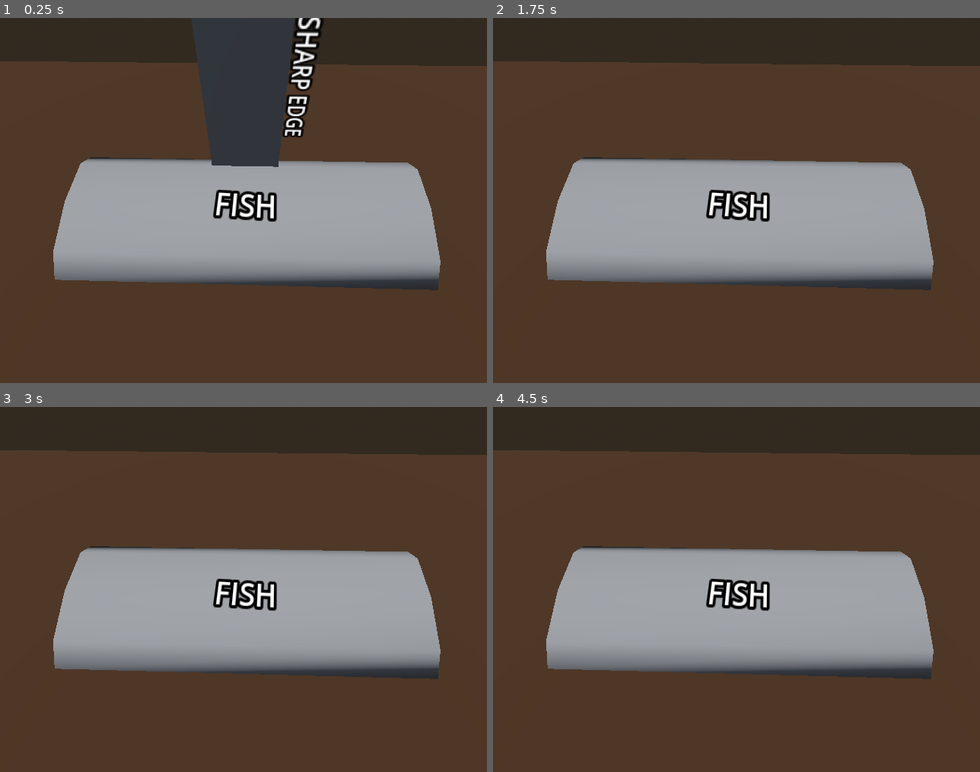
Above: before the commit, frames 1-4 (two rows, left to right).
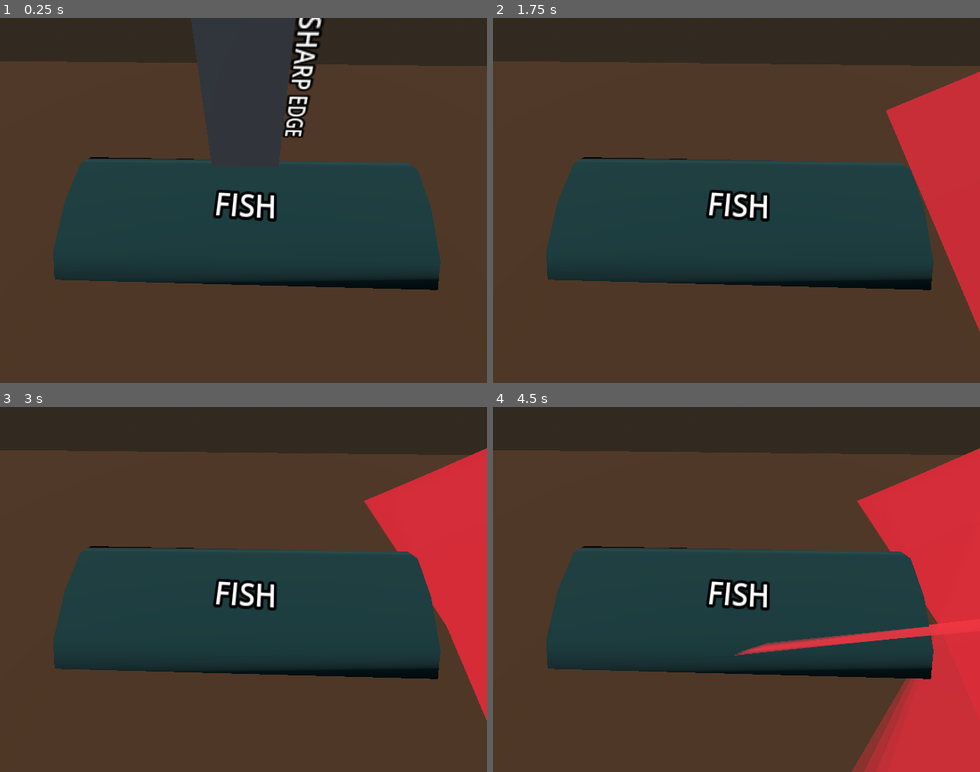
Above: after the commit, the same moments.

Repository: AnnaStevensDev/FishGame
Game: Godot game, scene res://Main.tscn
The game is run twice, just before and just after one commit, with the same random seed, the same clock (stepped at 60 frames per second) and the same inputs. The engine's default icon, where the game draws it, is replaced by a stand-in: a white triangle on a blue panel in a dark square.
Inputs (mouse positions are in pixels of both pictures, inside the frame that each line leads up to):
- Up to frame 1 (0.25 s): no input
- Up to frame 2 (1.75 s): move the mouse to (843, 182) at 0.52 s; hold D (move_right) 0.53-1.28 s; hold Q (rotate_clockwise, bound only after the commit) 0.53-1.28 s; tap E (rotate_counterclockwise, bound only after the commit) at 0.8, 1.35 s; tap Enter at 1.25 s; move the mouse to (639, 218) at 1.27 s; hold S (move_back) from 1.28 s (still down); click (639, 218) at 1.55 s
- Up to frame 3 (3 s): tap Space at 2 s; move the mouse to (292, 509) at 2.02 s; release S (move_back) at 2.03 s; press the mouse at (292, 509) at 2.03 s; hold D (move_right) 2.03-2.78 s; tap Q (rotate_clockwise, bound only after the commit) at 2.3, 2.85 s; tap Enter at 2.75 s; move the mouse to (219, 662) at 2.77 s; release the mouse at (219, 662) at 2.78 s; hold W (move_forward) from 2.78 s (still down)
- Up to frame 4 (4.5 s): tap E (rotate_counterclockwise, bound only after the commit) at 3.05 s; tap Space at 3.5 s; move the mouse to (882, 644) at 3.52 s; release W (move_forward) at 3.53 s; hold E (rotate_counterclockwise, bound only after the commit) 3.53-4.28 s; hold A (move_left) from 3.53 s (still down); click (882, 644) at 3.8 s; tap Enter at 4.25 s; move the mouse to (590, 534) at 4.27 s; click (590, 534) at 4.35 s

The runs differ from the first frame. In frame 1, 25% of the frame differs, in the area x 10-91%, y 0-75%; in frame 2, 32%; in frame 3, 34%; in frame 4, 39%, in the area x 10-100%, y 11-100%.

Commit message:
Added preview cut line and cut plane visualizer

Diff:
--- /dev/null
+++ b/CutPlaneVisualizer.tscn
@@ -0,0 +1,13 @@
+[gd_scene format=3 uid="uid://ce7gyksffwovs"]
+
+[sub_resource type="StandardMaterial3D" id="StandardMaterial3D_5cjot"]
+transparency = 1
+cull_mode = 2
+albedo_color = Color(0.85490197, 0.12941177, 0.1764706, 0.4392157)
+
+[sub_resource type="PlaneMesh" id="PlaneMesh_cymbx"]
+
+[node name="MeshInstance3D" type="MeshInstance3D" unique_id=847993021]
+transform = Transform3D(2, 0, 0, 0, 2, 0, 0, 0, 2, 0, 0, 0)
+material_override = SubResource("StandardMaterial3D_5cjot")
+mesh = SubResource("PlaneMesh_cymbx")
--- a/Main.tscn
+++ b/Main.tscn
@@ -2,9 +2,15 @@
 
 [ext_resource type="Script" uid="uid://bggx5iipvd12n" path="res://knife_body.gd" id="1_cm0pq"]
 [ext_resource type="Texture2D" uid="uid://dskafbdm7lwih" path="res://icon.svg" id="2_uu6xs"]
+[ext_resource type="PackedScene" uid="uid://ce7gyksffwovs" path="res://CutPlaneVisualizer.tscn" id="3_r0du0"]
 
 [sub_resource type="BoxShape3D" id="BoxShape3D_glv2v"]
 size = Vector3(0.33007813, 1.0127258, 0.019054687)
+
+[sub_resource type="PlaceholderTexture2D" id="PlaceholderTexture2D_uu6xs"]
+
+[sub_resource type="StandardMaterial3D" id="StandardMaterial3D_r0du0"]
+albedo_color = Color(0, 0.19076094, 0.19088832, 1)
 
 [sub_resource type="CapsuleShape3D" id="CapsuleShape3D_uu6xs"]
 radius = 0.5756836
@@ -31,6 +37,7 @@
 transform = Transform3D(1, 0, 0, 0, 1, 0, 0, 0, 1, 0, 1, 0)
 top_level = true
 script = ExtResource("1_cm0pq")
+visualizer_scene = ExtResource("3_r0du0")
 
 [node name="Pointer" type="Sprite3D" parent="KnifeNode/KnifeBody" unique_id=1933873151]
 transform = Transform3D(0.1, 0, 0, 0, 0.1, 0, 0, 0, 0.1, 0, 0.14999998, 0)
@@ -59,11 +66,15 @@
 visible = false
 shape = SubResource("BoxShape3D_glv2v")
 
-[node name="Node3D" type="Node3D" parent="KnifeNode/KnifeBody" unique_id=2058575198]
-
 [node name="RayCast3D" type="RayCast3D" parent="KnifeNode/KnifeBody" unique_id=1723596057]
 transform = Transform3D(0.1, 0, 0, 0, 0.1, 0, 0, 0, 0.1, 0, -0.49814153, 0)
 target_position = Vector3(0, -10, 0)
+
+[node name="CutPreview" type="Decal" parent="KnifeNode/KnifeBody" unique_id=1800712201]
+transform = Transform3D(1.9106855e-15, 4.371139e-08, 1, 1, -4.371139e-08, 0, 4.371139e-08, 1, -4.371139e-08, -5.569307e-10, -0.86595225, -0.012741089)
+size = Vector3(1.1264648, 0.01272583, 5.661072)
+texture_albedo = SubResource("PlaceholderTexture2D_uu6xs")
+cull_mask = 1048574
 
 [node name="Camera3D" type="Camera3D" parent="." unique_id=415604234]
 transform = Transform3D(0.99940884, -0.02070841, 0.02744316, -0.012942411, 0.5128934, 0.85835475, -0.031850576, -0.8582025, 0.5123222, 0.044769406, 1.9499664, 1.0548341)
@@ -73,17 +84,19 @@
 [node name="Fish" type="Node3D" parent="." unique_id=1871608745]
 transform = Transform3D(-4.371139e-08, -1, 0, 1, -4.371139e-08, 0, 0, 0, 1, 0, 0, 0)
 
-[node name="CSGCylinder3D" type="CSGCylinder3D" parent="Fish" unique_id=2060476351]
+[node name="RigidBody3D" type="RigidBody3D" parent="Fish" unique_id=522004381]
+gravity_scale = 0.0
+
+[node name="CSGCylinder3D" type="CSGCylinder3D" parent="Fish/RigidBody3D" unique_id=2060476351]
 transform = Transform3D(0.5, 0, 0, 0, 1, 0, 0, 0, 1.5, -0.0018877983, 0.0005396605, -0.0018098354)
+layers = 3
+material_override = SubResource("StandardMaterial3D_r0du0")
 radius = 0.273
 height = 2.02
 
-[node name="Label3D" type="Label3D" parent="Fish/CSGCylinder3D" unique_id=1922379213]
+[node name="Label3D" type="Label3D" parent="Fish/RigidBody3D/CSGCylinder3D" unique_id=1922379213]
 transform = Transform3D(0.020355608, -0.398926, 0.91675717, -0.9993539, -0.035291247, 0.006832629, 0.029627752, -0.91630363, -0.39938673, 0.28490174, -5.7625584e-09, 0)
 text = "FISH"
-
-[node name="RigidBody3D" type="RigidBody3D" parent="Fish" unique_id=522004381]
-gravity_scale = 0.0
 
 [node name="CollisionShape3D" type="CollisionShape3D" parent="Fish/RigidBody3D" unique_id=2053192193]
 transform = Transform3D(1, 0, 0, 0, 1, 0, 0, 0, 1, -0.371, 0, 0)
--- a/knife_body.gd
+++ b/knife_body.gd
@@ -1,12 +1,13 @@
 extends CharacterBody3D
-# How fast the player moves in meters per second.
+
+@export var visualizer_scene : PackedScene
+
 @onready var movement_speed = 5
-@export var rotation_speed = .1
+@onready var rotation_speed = .1
 @onready var acceleration = 10
-
 @onready var pointer : Sprite3D = $Pointer
 @onready var raycast  : RayCast3D  = $RayCast3D
-# The downward acceleration when in the air, in meters per second squared.
+
 
 var target_velocity = Vector3.ZERO
 
@@ -14,6 +15,15 @@
 func _physics_process(delta: float) -> void:
 	var movement_direction = Vector3.ZERO
 	var rotation = Vector3.ZERO
+	var cutting_plane : Plane
+
+
+	# ACTION
+	if Input.is_action_pressed("fish_cut"):
+		cutting_plane = get_cut_plane()
+
+
+
 	# MOVEMENT
 	if Input.is_action_pressed("move_right"):
 		movement_direction.x += 1
@@ -23,13 +33,10 @@
 		movement_direction.z += 1
 	if Input.is_action_pressed("move_forward"):
 		movement_direction.z -= 1
+
 	# ROTATION
-	#if Input.is_action_just_pressed("rotate_clockwise"):
-		#rotation.y = 30 / rotation_speed # this division here is to prevent any changes to rotation speed breaking this
 	if Input.is_action_pressed("rotate_clockwise"):
 		rotation.y += PI/6
-	#if Input.is_action_just_pressed("rotate_counterclockwise"):
-		#rotation.y = 30 / rotation_speed
 	if Input.is_action_pressed("rotate_counterclockwise"):
 		rotation.y -= PI/6
 
@@ -50,11 +57,23 @@
 
 	var normal = raycast.get_collision_normal() # the normal is the perpendicular unit vector !
 	var xform = align_with_fish(global_transform, normal)
-	global_transform = global_transform.interpolate_with(xform, .2)
+	global_transform = global_transform.interpolate_with(xform, .2).orthonormalized()
 
 
+# keep knife's edge angled towards fish by finding its new normal based off the fish's plane
 func align_with_fish(xform, new_y : Vector3):
 	xform.basis.y = new_y
 	xform.basis.x = -xform.basis.z.cross(new_y) # get cross product
 	xform.basis = xform.basis.orthonormalized()
 	return xform
+
+func get_cut_plane():
+	var point = raycast.get_collision_point()
+	var normal = global_transform.basis.z.normalized()
+	var vis = visualizer_scene.instantiate()
+
+	get_tree().root.add_child(vis)
+	vis.global_position = point
+	#vis.global_transform.basis.x = normal
+	vis.global_transform = align_with_fish(vis.global_transform, normal).orthonormalized()
+	return Plane(normal, point)
--- a/project.godot
+++ b/project.godot
@@ -52,11 +52,19 @@
 rotate_clockwise={
 "deadzone": 0.2,
 "events": [Object(InputEventJoypadButton,"resource_local_to_scene":false,"resource_name":"","device":-1,"button_index":9,"pressure":0.0,"pressed":true,"script":null)
+, Object(InputEventKey,"resource_local_to_scene":false,"resource_name":"","device":-1,"window_id":0,"alt_pressed":false,"shift_pressed":false,"ctrl_pressed":false,"meta_pressed":false,"pressed":false,"keycode":0,"physical_keycode":81,"key_label":0,"unicode":113,"location":0,"echo":false,"script":null)
 ]
 }
 rotate_counterclockwise={
 "deadzone": 0.2,
 "events": [Object(InputEventJoypadButton,"resource_local_to_scene":false,"resource_name":"","device":-1,"button_index":10,"pressure":0.0,"pressed":true,"script":null)
+, Object(InputEventKey,"resource_local_to_scene":false,"resource_name":"","device":-1,"window_id":0,"alt_pressed":false,"shift_pressed":false,"ctrl_pressed":false,"meta_pressed":false,"pressed":false,"keycode":0,"physical_keycode":69,"key_label":0,"unicode":101,"location":0,"echo":false,"script":null)
+]
+}
+fish_cut={
+"deadzone": 0.2,
+"events": [Object(InputEventJoypadMotion,"resource_local_to_scene":false,"resource_name":"","device":-1,"axis":5,"axis_value":1.0,"script":null)
+, Object(InputEventMouseButton,"resource_local_to_scene":false,"resource_name":"","device":-1,"window_id":0,"alt_pressed":false,"shift_pressed":false,"ctrl_pressed":false,"meta_pressed":false,"button_mask":0,"position":Vector2(0, 0),"global_position":Vector2(0, 0),"factor":1.0,"button_index":1,"canceled":false,"pressed":false,"double_click":false,"script":null)
 ]
 }
 
